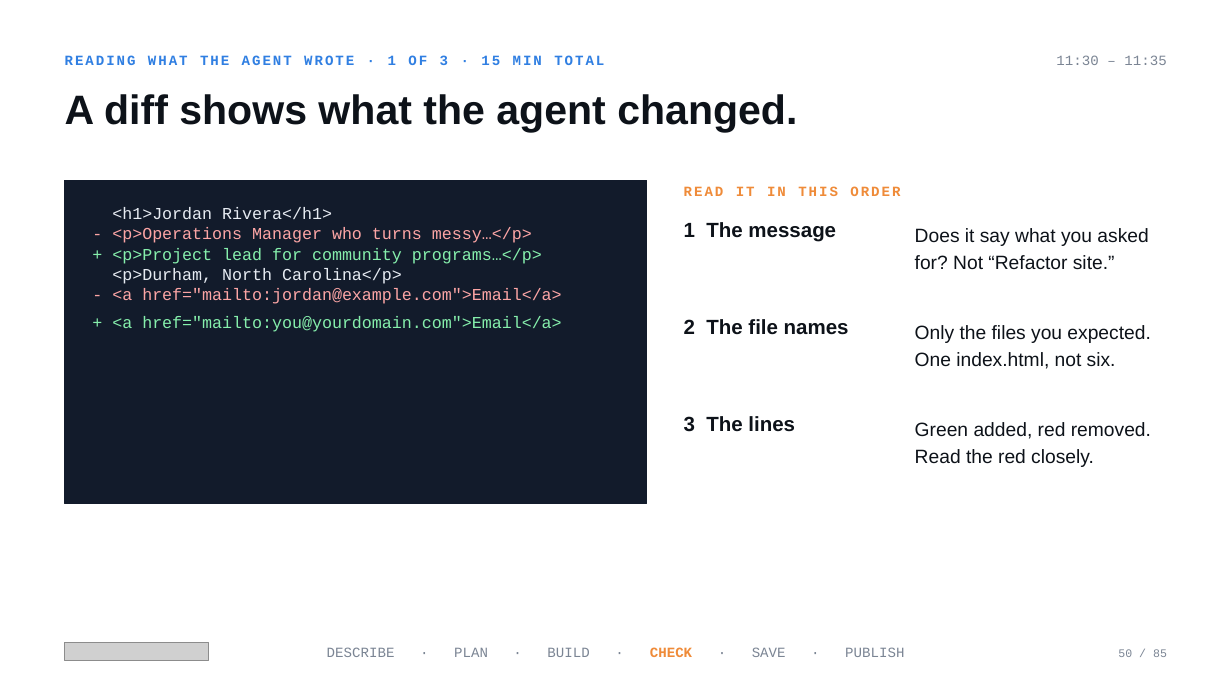
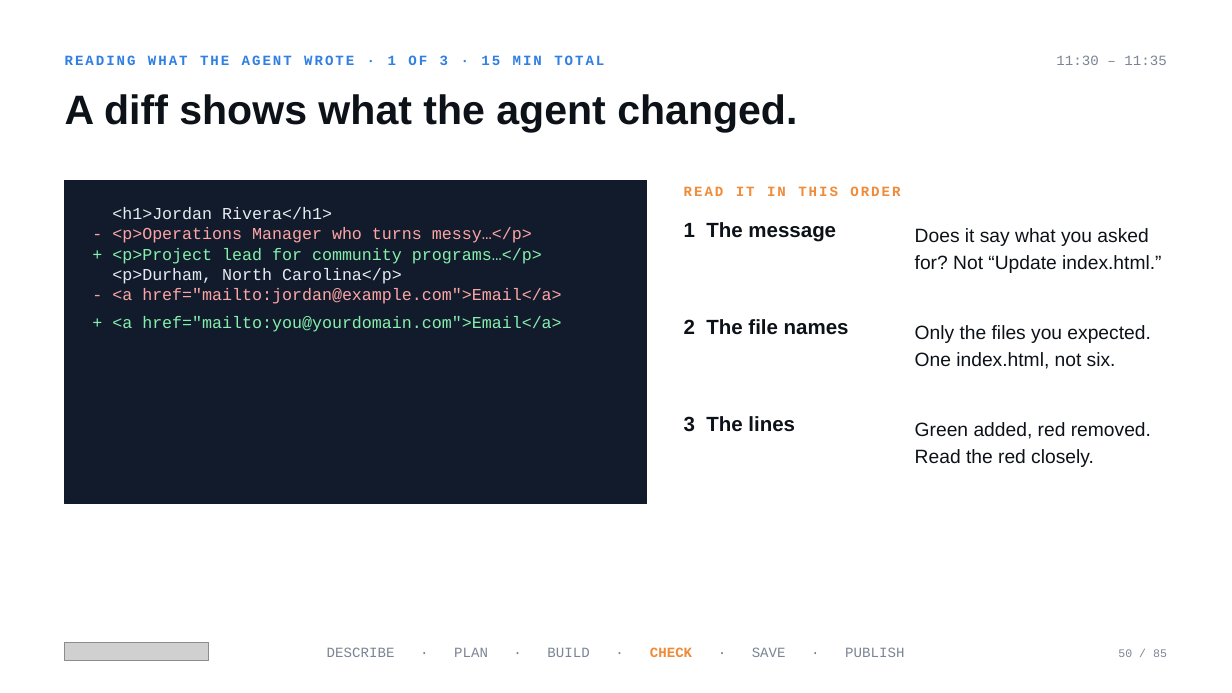
Before and after one commit to mrhinkle/Vibe-Coding-for-Non-Technical-Professionals, a slide deck: slide 50 of presentations/ato-2026-workshop/ato-2026-workshop.pptx. Drawn at 1232x693 pixels with LibreOffice and Linux fonts; fonts in the diff are those of the drawing; grey boxes stand for pictures. Boxes give left, top, right and bottom in pixels: in the first picture for what was removed or moved away, otherwise in the second. Text is boxed around its words. In the diff, an @@ line names an element or a change of style, - is before the commit and + after.

```diff
--- a/presentations/ato-2026-workshop/ato-2026-workshop.pptx
+++ b/presentations/ato-2026-workshop/ato-2026-workshop.pptx
@@ text at bbox=[915, 228, 1161, 273]: text changed @@
-Does it say what you asked for? Not “Refactor site.”
+Does it say what you asked for? Not “Update index.html.”
```
Also in this commit, not shown: 7 other slides changed, 19 other files.
